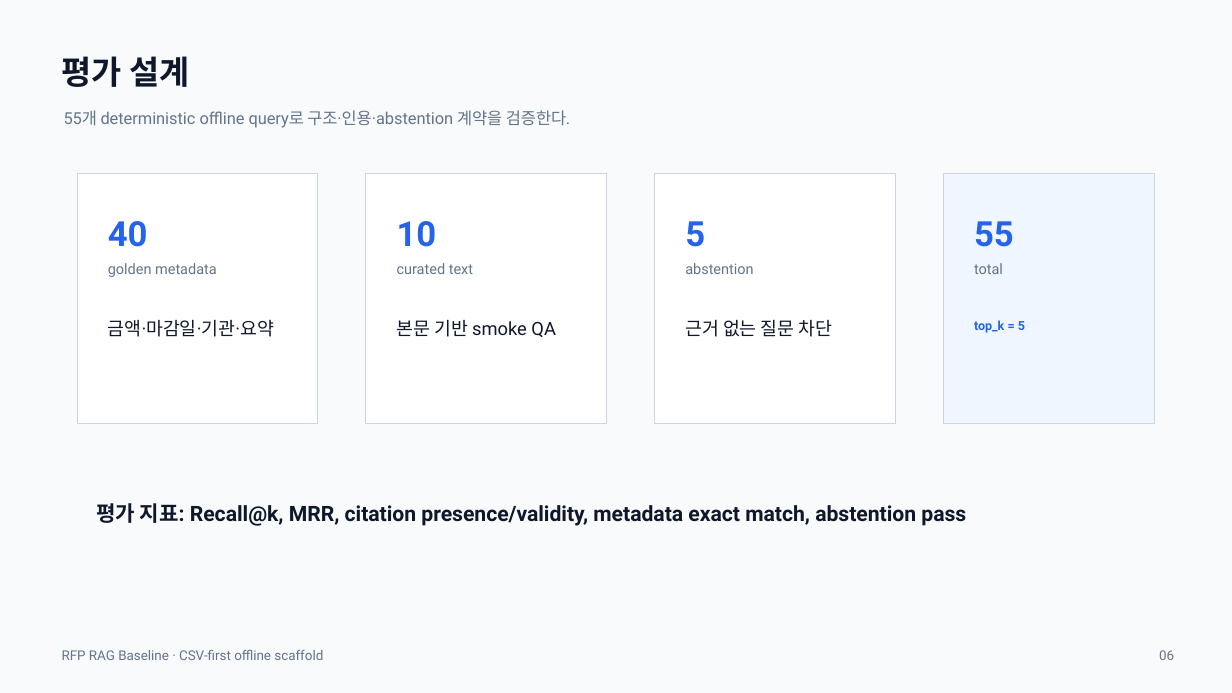
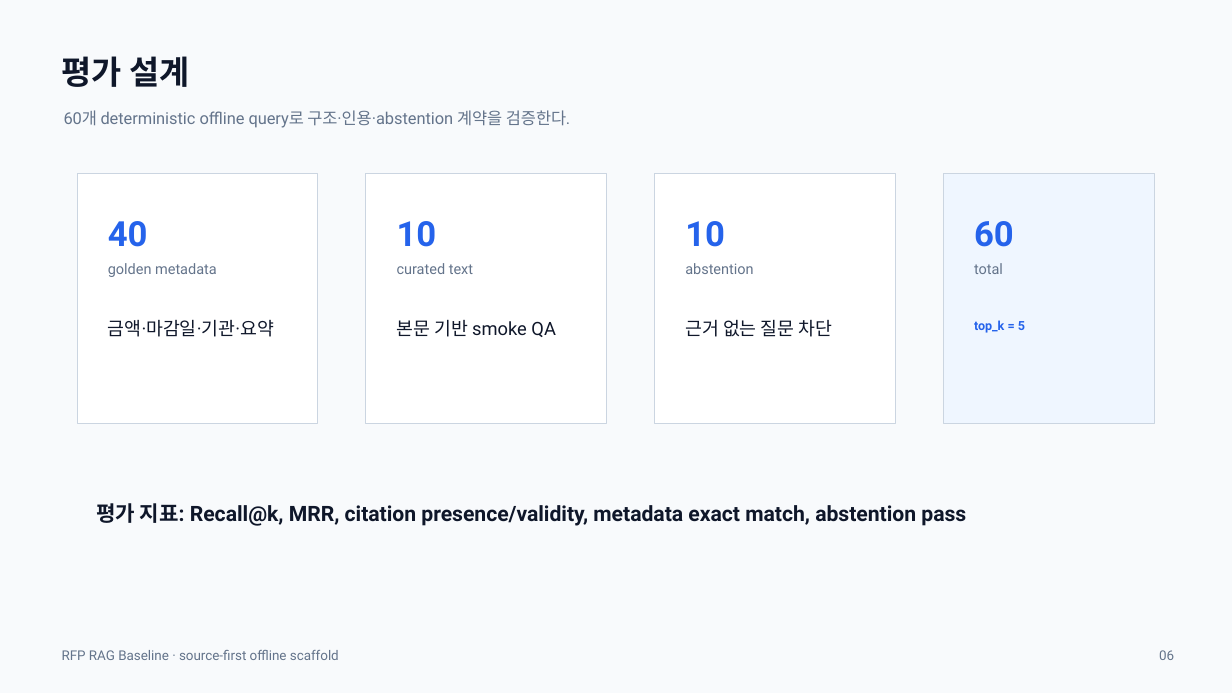
Before and after one commit to hskim-solv/rfp-rag, a slide deck: slide 6 of deliverables/rfp-rag-baseline-presentation.pptx. Drawn at 1232x693 pixels with LibreOffice and Linux fonts; fonts in the diff are those of the drawing. Boxes give left, top, right and bottom in pixels: in the first picture for what was removed or moved away, otherwise in the second. Text is boxed around its words. In the diff, an @@ line names an element or a change of style, - is before the commit and + after.

Commit message:
feat: make RAG indexing source-first

```diff
--- a/deliverables/rfp-rag-baseline-presentation.pptx
+++ b/deliverables/rfp-rag-baseline-presentation.pptx
@@ text at (x1=64, y1=110, x2=570, y2=128): text changed @@
-55개 deterministic offline query로 구조·인용·abstention 계약을 검증한다.
+60개 deterministic offline query로 구조·인용·abstention 계약을 검증한다.
@@ text at (x1=685, y1=221, x2=725, y2=247): text changed @@
-5
+10
@@ text at (x1=974, y1=221, x2=1014, y2=247): text changed @@
-55
+60
@@ text at (x1=62, y1=650, x2=339, y2=660): text changed @@
-RFP RAG Baseline · CSV-first offline scaffold
+RFP RAG Baseline · source-first offline scaffold
```
Also in this commit, not shown: 9 other slides changed, 23 other files.
